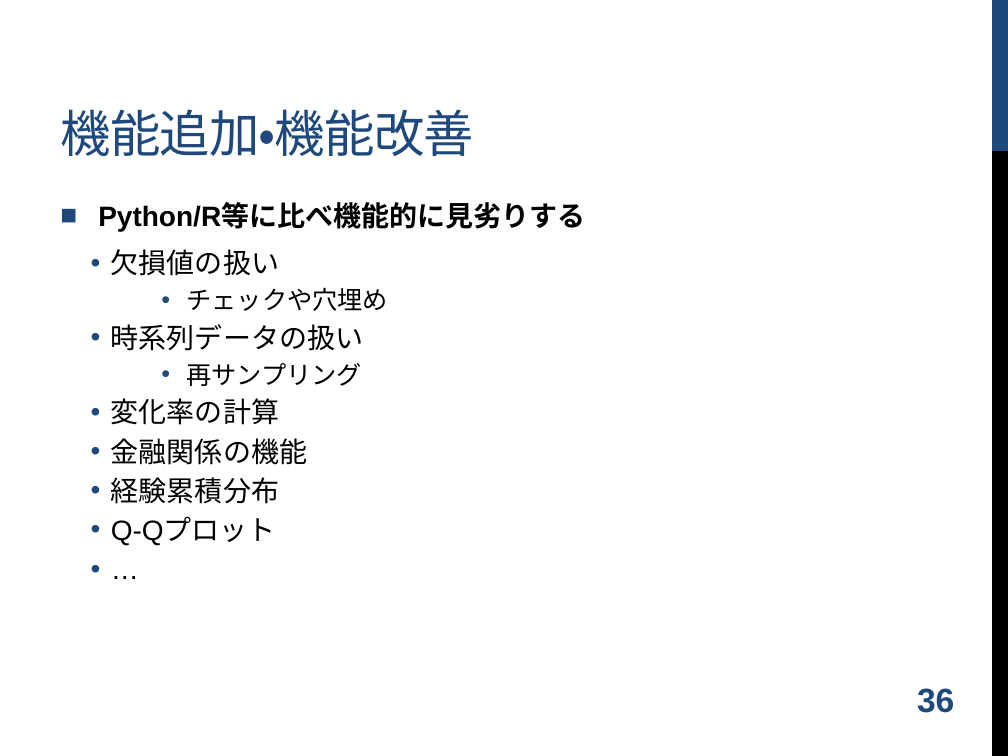
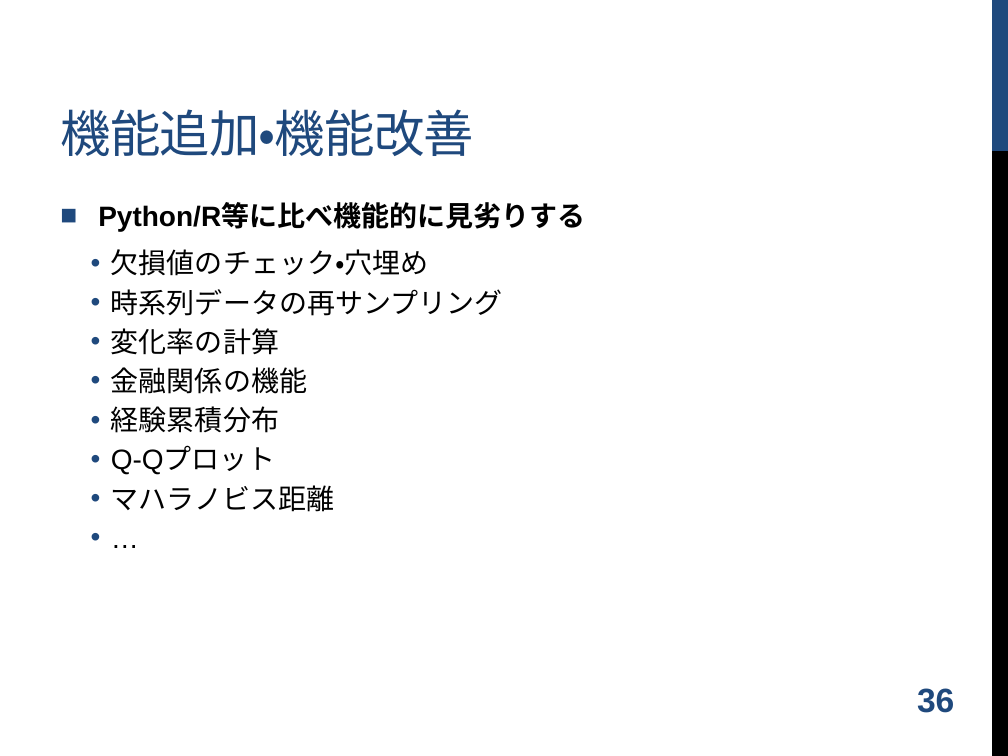
Before and after one commit to shugo/DCW2016, a slide deck: slide 37 of ruby_data_analysis.pptx. Drawn at 1008x756 pixels with LibreOffice and Linux fonts; fonts in the diff are those of the drawing; background and template pictures are left out. Boxes give left, top, right and bottom in pixels: in the first picture for what was removed or moved away, otherwise in the second. Text is boxed around its words. In the diff, an @@ line names an element or a change of style, - is before the commit and + after.

```diff
--- a/ruby_data_analysis.pptx
+++ b/ruby_data_analysis.pptx
@@ text at [111, 249, 503, 316]: text changed @@
-  • 欠損値の扱い
-    • チェックや穴埋め
-  • 時系列データの扱い
-    • 再サンプリング
+  • 欠損値のチェック・穴埋め
+  • 時系列データの再サンプリング
@@ text at [111, 485, 335, 512]: paragraph added @@
+  • マハラノビス距離
```
Also in this commit, not shown: 5 other slides changed, 1 slide added, 1 other file.
